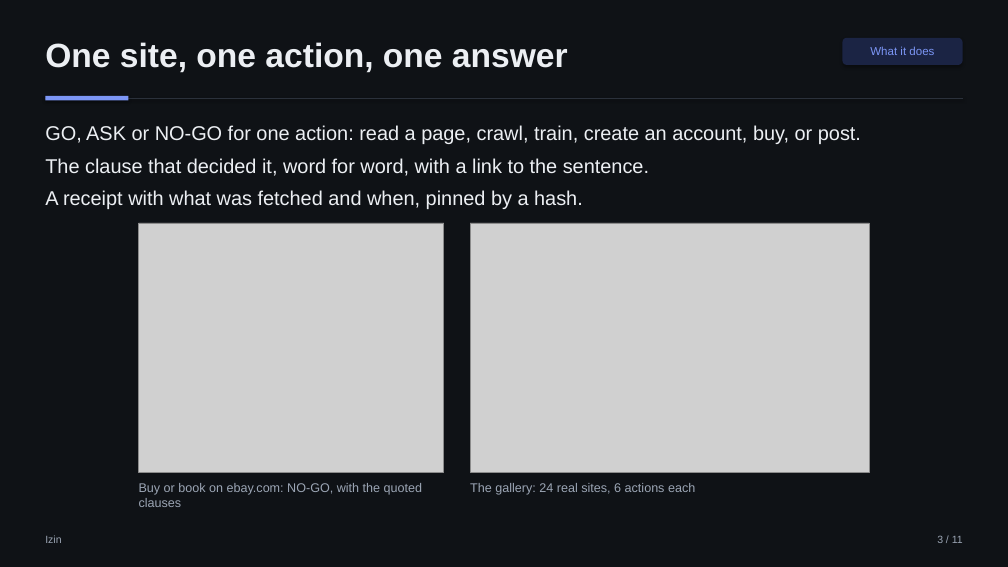
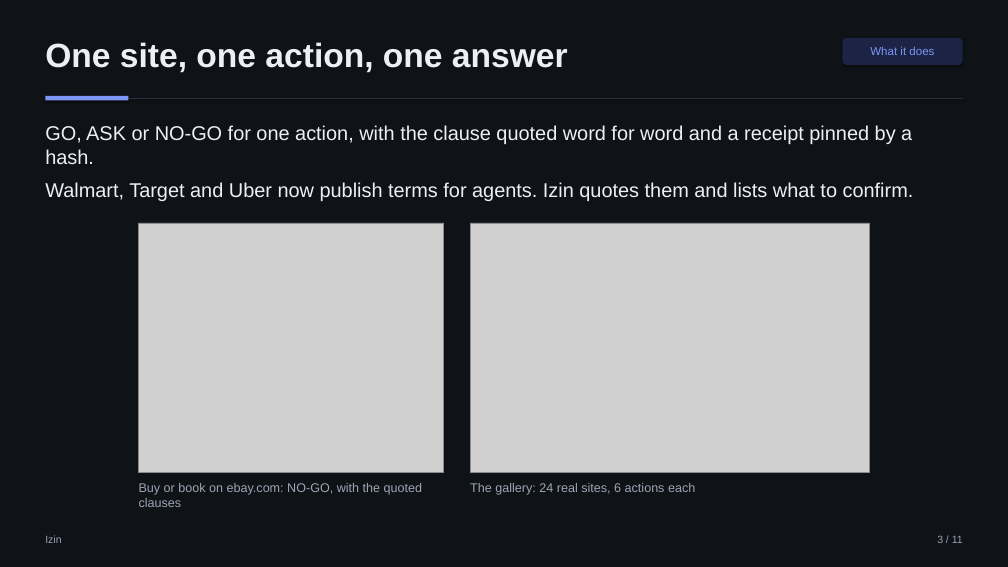
Before and after one commit to aimanmalib/izin, a slide deck: slide 3 of deck/izin.pptx. Drawn at 1008x567 pixels with LibreOffice and Linux fonts; fonts in the diff are those of the drawing; grey boxes stand for pictures. Boxes give left, top, right and bottom in pixels: in the first picture for what was removed or moved away, otherwise in the second. Text is boxed around its words. In the diff, an @@ line names an element or a change of style, - is before the commit and + after.

```diff
--- a/deck/izin.pptx
+++ b/deck/izin.pptx
@@ text at (x1=45, y1=125, x2=914, y2=201): text changed @@
-GO, ASK or NO-GO for one action: read a page, crawl, train, create an account, buy, or post.
-The clause that decided it, word for word, with a link to the sentence.
-A receipt with what was fetched and when, pinned by a hash.
+GO, ASK or NO-GO for one action, with the clause quoted word for word and a receipt pinned by a hash.
+Walmart, Target and Uber now publish terms for agents. Izin quotes them and lists what to confirm.
```
Also in this commit, not shown: 2 other slides changed, 14 other files.
